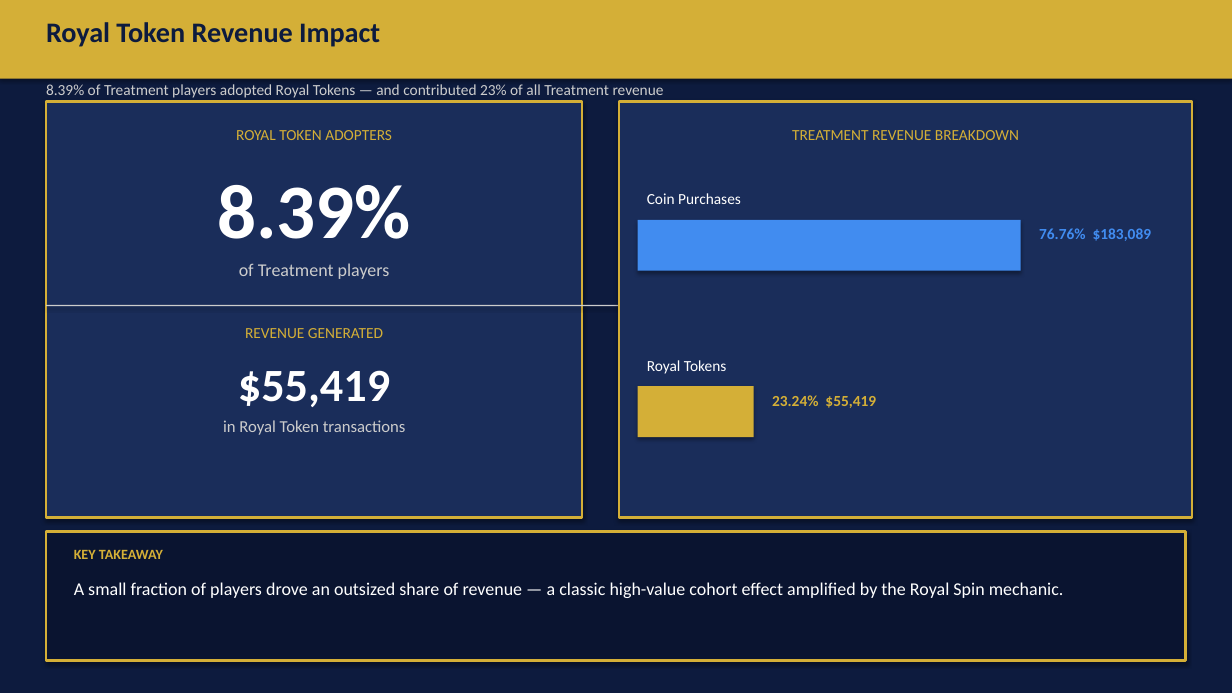
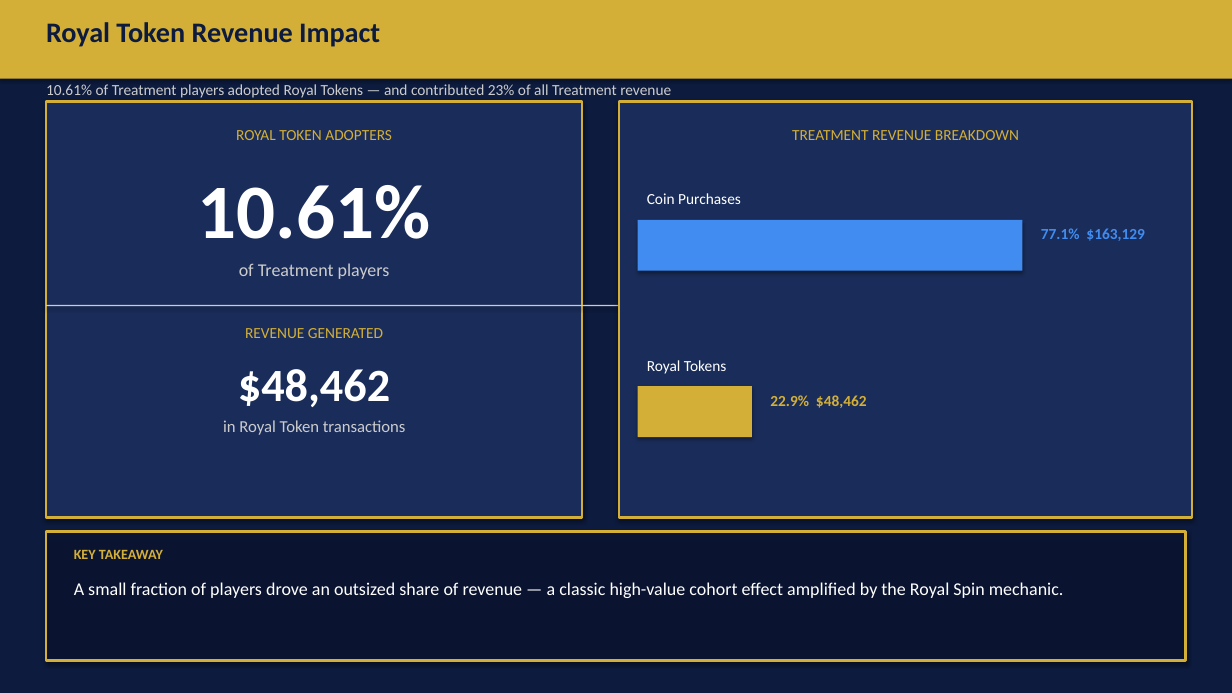
Before and after one commit to DannyEzersky/royal-flush-casino, a slide deck: slide 5 of exports/royal_spin_ab_test.pptx. Drawn at 1232x693 pixels with LibreOffice and Linux fonts; fonts in the diff are those of the drawing. Boxes give left, top, right and bottom in pixels: in the first picture for what was removed or moved away, otherwise in the second. Text is boxed around its words. In the diff, an @@ line names an element or a change of style, - is before the commit and + after.

```diff
--- a/exports/royal_spin_ab_test.pptx
+++ b/exports/royal_spin_ab_test.pptx
@@ text at <box>46,84,671,98</box>: text changed @@
-8.39% of Treatment players adopted Royal Tokens — and contributed 23% of all Treatment revenue
+10.61% of Treatment players adopted Royal Tokens — and contributed 23% of all Treatment revenue
@@ text at <box>198,185,431,239</box>: text changed @@
-8.39%
+10.61%
@@ text at <box>1041,228,1145,241</box>: text changed @@
-76.76% $183,089
+77.1% $163,129
@@ text at <box>238,369,390,407</box>: text changed @@
-$55,419
+$48,462
@@ text at <box>770,395,867,408</box>: text changed @@
-23.24% $55,419
+22.9% $48,462
```
Also in this commit, not shown: 7 other slides changed, 9 other files.
